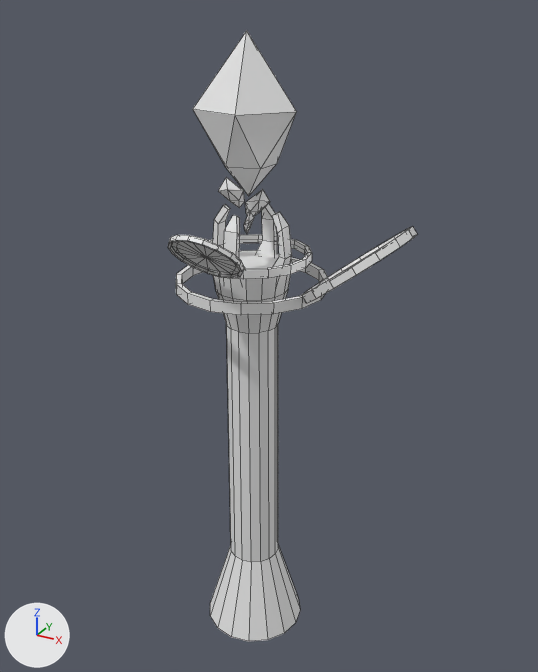
Renders of the FBX model Assets/Models/emitter.fbx from each side of a commit.
Rendered twice from a 50 mm lens placed at (2.31, -3.96, 4.35), pointed at (0.07, 0.11, 2.32). Arrows for +X, +Y and +Z are at lower left; the lights stay in place. Mesh edges are drawn as thin lines. Where no turn or scale is listed for an object, it has been applied to the vertices.

Script lines for the objects in view, before the commit:
```python
me_circle_001 = bpy.data.meshes.new('Circle.001')
me_circle_001.from_pydata(...)  # 338 vertices, 368 faces; spans x -0.5..1.05, y -0.7..0.5, z -0.24..0.27
me_cube_001 = bpy.data.meshes.new('Cube.001')
me_cube_001.from_pydata(...)  # 64 vertices, 56 faces; spans x -0.266..0.266, y -0.266..0.266, z -0.161..0.317
me_cylinder_001 = bpy.data.meshes.new('Cylinder.001')
me_cylinder_001.from_pydata(...)  # 80 vertices, 66 faces; spans x -0.36..0.36, y -0.36..0.36, z -0.18..2.68
ob_emitter_column = bpy.data.objects.new('emitter column', me_cylinder_001)
ob_emitter_column.location = (0.0, 0.0, 0.179)
ob_emitter_stand = bpy.data.objects.new('emitter stand', me_cube_001)
ob_emitter_stand.location = (0.0, 0.0, 2.894)
ob_lins = bpy.data.objects.new('lins', me_circle_001)
ob_lins.location = (0.0, 0.0, 2.936)
# also in view: 'imiteer' at (0.01, 0.0, 3.64)
```
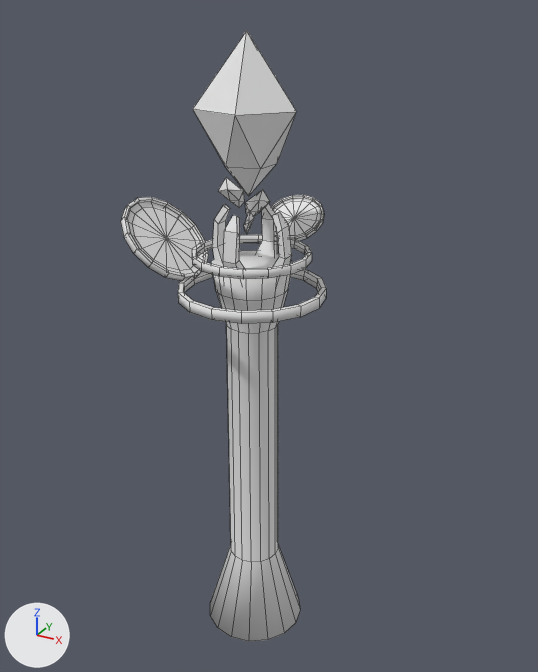
Location of each change, (x1, y1, x2, y2) in pixels of the pictures (538 x 672 px):
'lins', reshaped (17% narrower, 44% taller): before (168, 226, 417, 315); after (120, 195, 326, 324)
part 1 of me_circle_001, rebuilt: before (176, 257, 327, 315); after (178, 269, 326, 324)
part 2 of me_circle_001, added: after (271, 195, 324, 241)
part 3 of me_circle_001, added: after (120, 197, 209, 281)
part 4 of me_circle_001, deleted: before (168, 235, 244, 278)
part 5 of me_circle_001, deleted: before (301, 226, 417, 303)
part 7 of me_cylinder_001, shading changed: (210, 250, 300, 641) in both

Diff of the bpy script that builds the scene:
```diff
--- a/Assets/Models/emitter.fbx.py
+++ b/Assets/Models/emitter.fbx.py
@@ me_circle_001 @@
 # used by ob_lins; location = (0.0, 0.0, 2.936)
-me_circle_001.from_pydata(...)  # 338 vertices, 368 faces; spans x -0.5..1.05, y -0.7..0.5, z -0.24..0.27
+me_circle_001.from_pydata(...)  # 354 vertices, 384 faces; spans x -0.92..0.48, y -0.48..0.72, z -0.3..0.24
+# me_circle_001 part 1: the loose piece of 64 vertices spanning x -0.5..0.5, y -0.5..0.5, z -0.24..-0.17 is rebuilt with 80 vertices and now spans x -0.48..0.48, y -0.48..0.48, z -0.3..-0.23
+# me_circle_001 part 2: a new loose piece of 97 vertices spanning x -0.18..0.24, y 0.36..0.72, z -0.03..0.22
+# me_circle_001 part 3: a new loose piece of 97 vertices spanning x -0.92..-0.41, y -0.33..0.33, z -0.26..0.24
+# me_circle_001 part 4: the loose piece of 97 vertices spanning x -0.23..0.23, y -0.7..-0.35, z -0.06..0.27 is deleted
+# me_circle_001 part 5: the loose piece of 97 vertices spanning x 0.41..1.05, y -0.39..0.39, z -0.24..0.27 is deleted
+# me_circle_001 part 6: the surface is now shaded smooth
@@ me_cylinder_001 @@
 me_cylinder_001.from_pydata(...)  # 80 vertices, 66 faces; spans x -0.36..0.36, y -0.36..0.36, z -0.18..2.68
 # used by ob_emitter_column; location = (0.0, 0.0, 0.179)
+# me_cylinder_001 part 7: edges marked sharp go from 144 to 0
```
